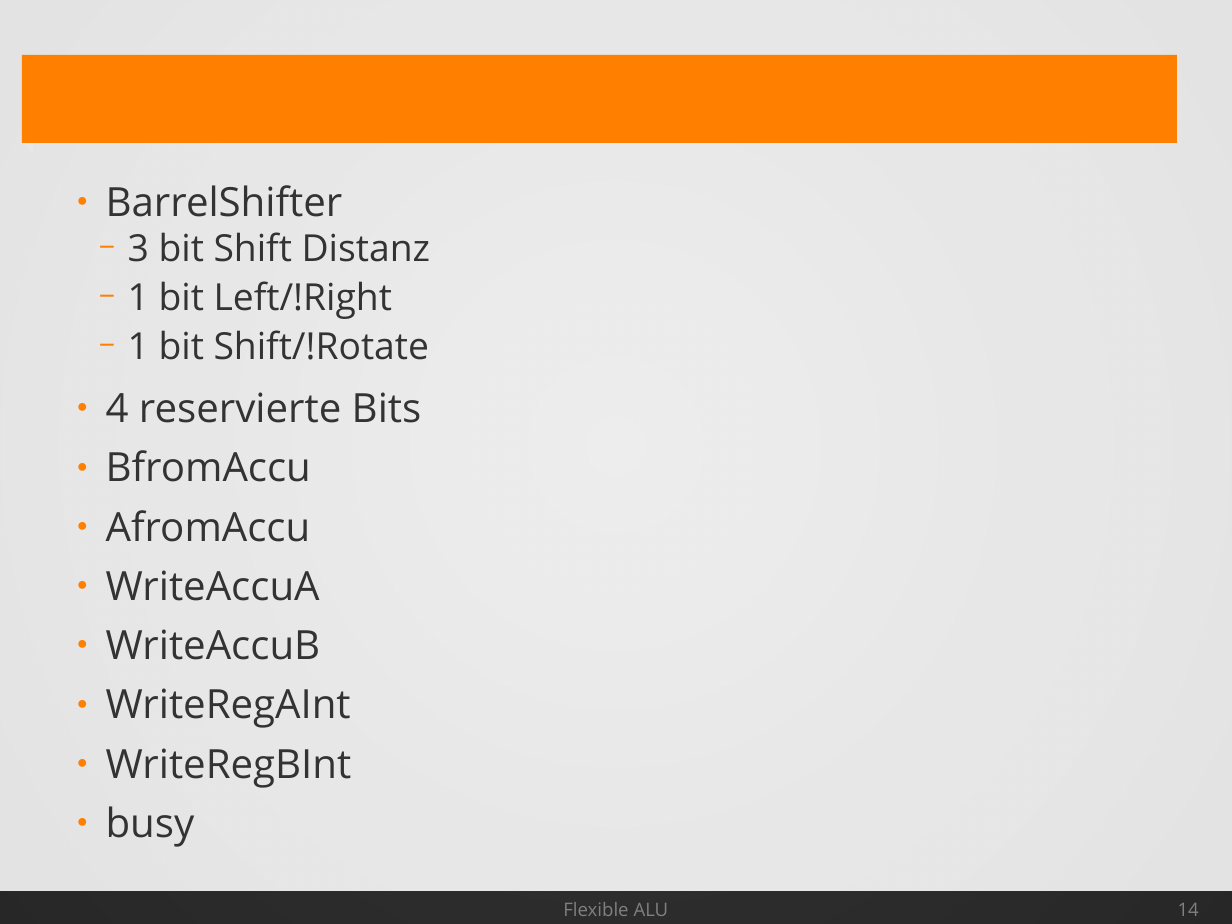
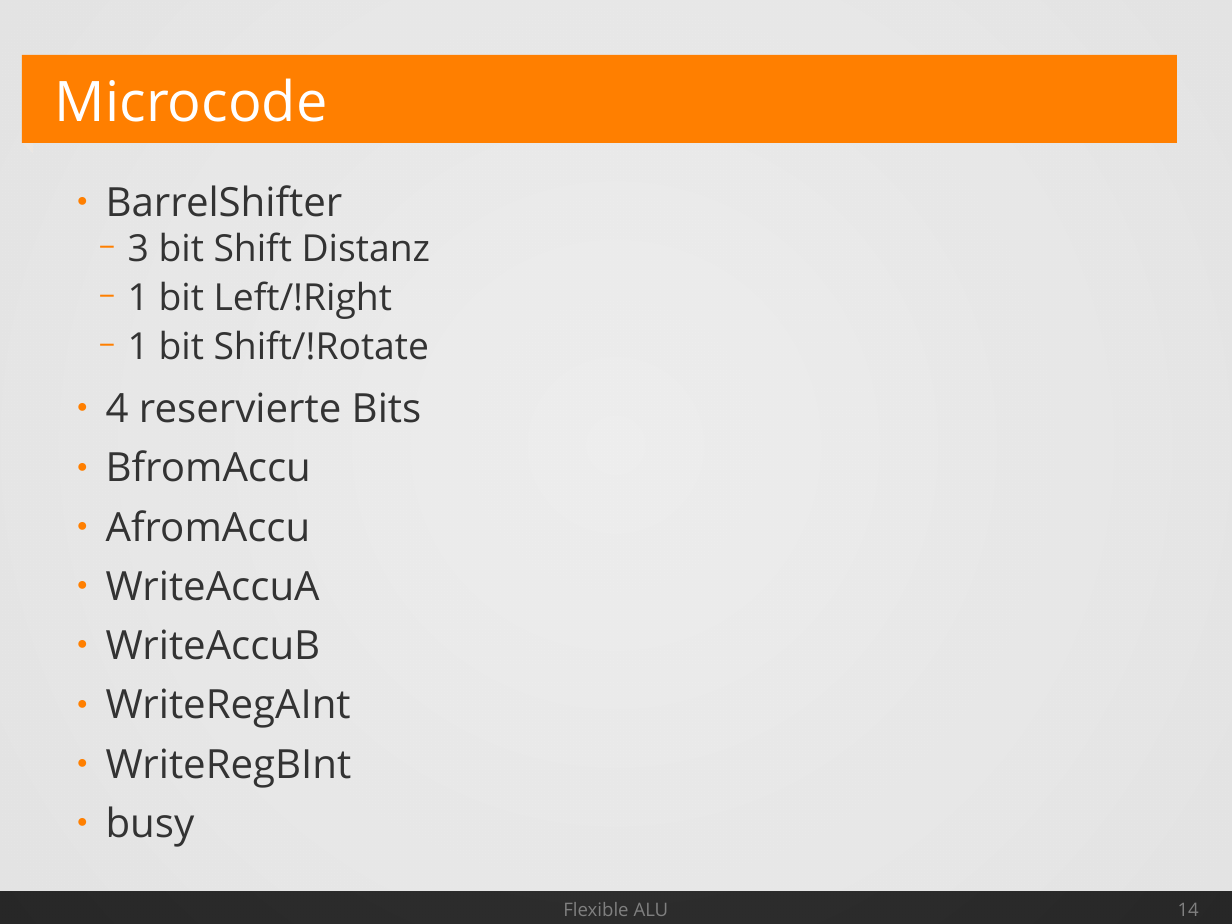
Before and after one commit to Geend/FHDWLogicWorksLib, a slide deck: slide 14 of alu-4/Spec/AluSpec.odp. Drawn at 1232x924 pixels with LibreOffice and Linux fonts; fonts in the diff are those of the drawing. Boxes give left, top, right and bottom in pixels: in the first picture for what was removed or moved away, otherwise in the second. Text is boxed around its words. In the diff, an @@ line names an element or a change of style, - is before the commit and + after.

```diff
--- a/alu-4/Spec/AluSpec.odp
+++ b/alu-4/Spec/AluSpec.odp
@@ title added at (55, 78, 327, 122), 36 pt, text #FFFFFF @@
+Microcode
```
Also in this commit, not shown: 6 other slides changed, 1 slide added, 1 slide removed.
